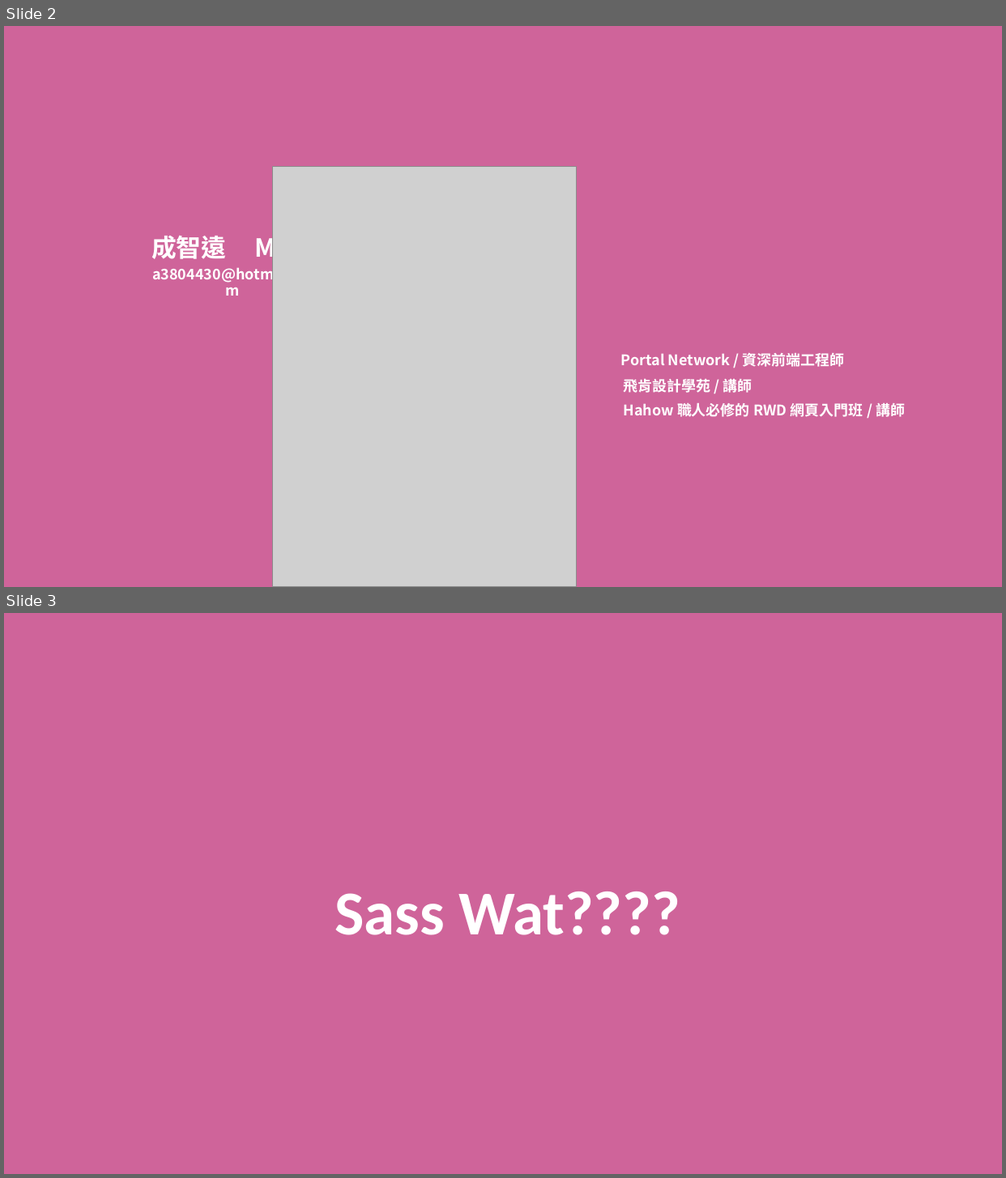
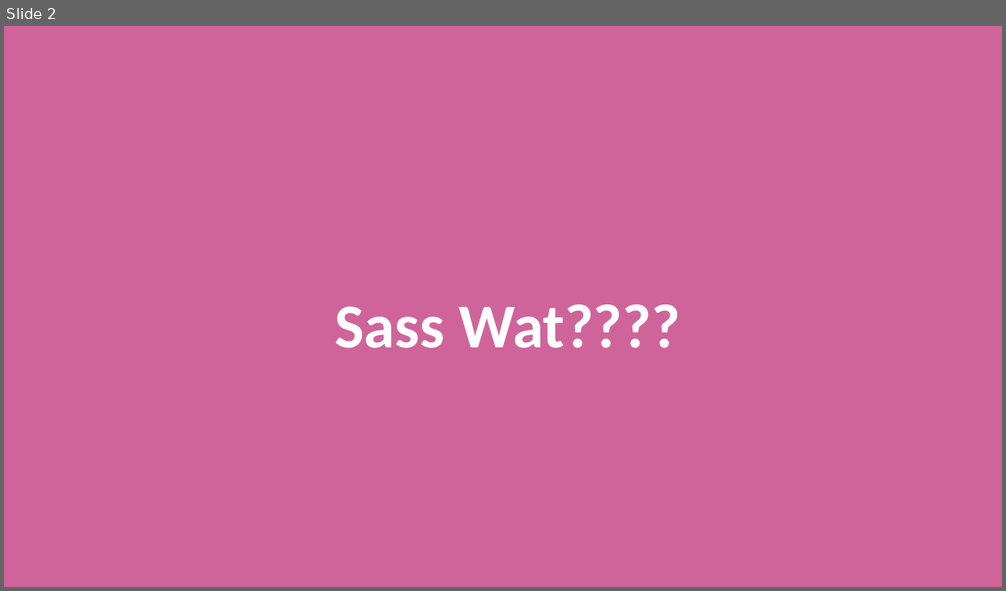
Before and after one commit to MikeCheng1208/SassLiveExample, a slide deck: sasslive.pptx. Shown one above the other, each under a label of ours: slides 2 and 3 before the commit, slide 2 after it. The pictures are 1006x1178 and 1006x591 pixels, drawn with LibreOffice and Linux fonts; fonts in the diff are those of the drawing; grey boxes stand for pictures. Boxes give left, top, right and bottom in pixels: in the first picture for what was removed or moved away, otherwise in the second. Text is boxed around its words. In the diff, an @@ line names an element or a change of style, - is before the commit and + after.

Commit message:
fix

```diff
--- a/sasslive.pptx
+++ b/sasslive.pptx
@@ slide 2 removed at box(4, 26, 1002, 587), background #CF649A @@
@@ picture removed at box(273, 167, 576, 587) @@
@@ text removed at box(151, 231, 312, 263) @@
-成智遠 Mike
@@ text removed at box(152, 265, 313, 284) @@
-a3804430@hotmail.com
@@ text removed at box(621, 353, 845, 367) @@
-Portal Network / 資深前端工程師
@@ text removed at box(623, 379, 752, 393) @@
-飛肯設計學苑 / 講師
@@ text removed at box(623, 403, 905, 417) @@
-Hahow 職人必修的 RWD 網頁入門班 / 講師
@@ what was slide 3 is now slide 2 @@
```
